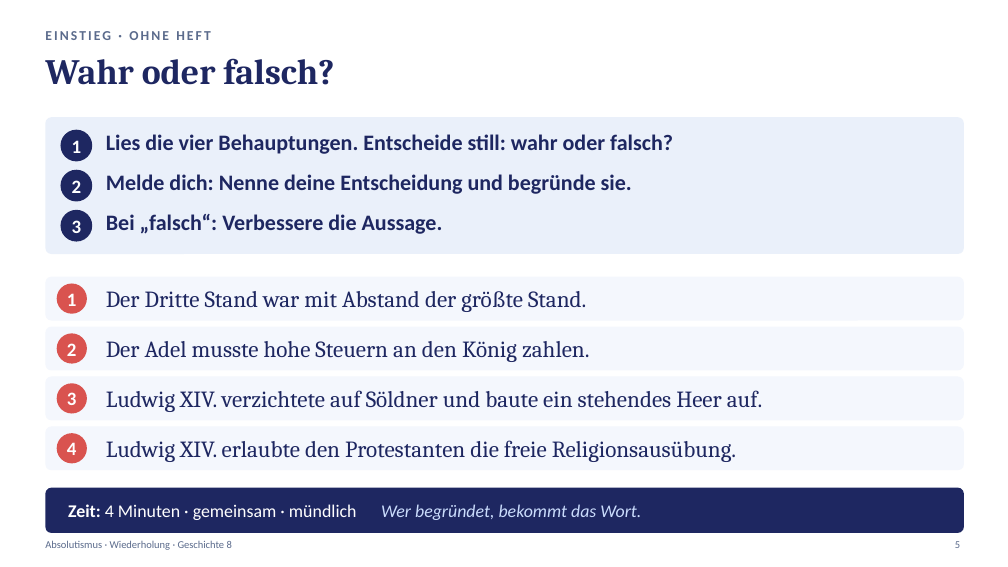
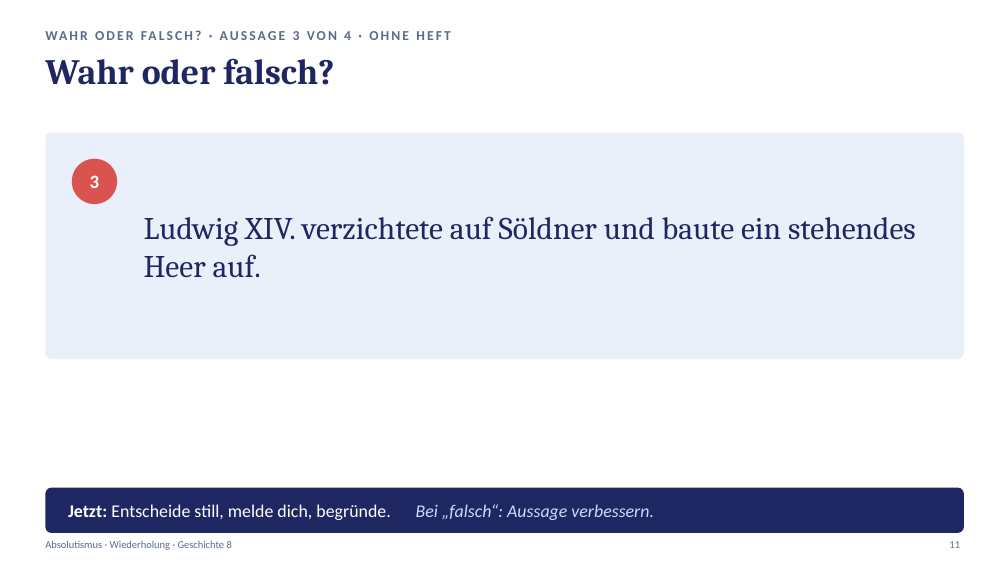
Before and after one commit to golzkonstantin-gif/Schule, a slide deck: slide 11 of Geschichte_8/Absolutismus_Wiederholung/Praesentation_Absolutismus_Wiederholung.pptx (slide 5 before the commit). Drawn at 1008x567 pixels with LibreOffice and Linux fonts; fonts in the diff are those of the drawing. Boxes give left, top, right and bottom in pixels: in the first picture for what was removed or moved away, otherwise in the second. Text is boxed around its words. In the diff, an @@ line names an element or a change of style, - is before the commit and + after.

```diff
--- a/Geschichte_8/Absolutismus_Wiederholung/Praesentation_Absolutismus_Wiederholung.pptx
+++ b/Geschichte_8/Absolutismus_Wiederholung/Praesentation_Absolutismus_Wiederholung.pptx
@@ text at (293,31,351,40): text changed @@
-EINSTIEG · OHNE HEFT
+WAHR ODER FALSCH? · AUSSAGE 3 VON 4 · OHNE HEFT
@@ rounded rectangle: place and size @@
-rounded rectangle at (45,117,964,254)
+rounded rectangle at (45,132,964,359)
@@ rounded rectangle at (45,132,964,359): proportions changed @@
@@ ellipse removed at (60,130,92,162) @@
@@ text removed at (72,140,82,153) @@
-1
@@ text removed at (106,134,673,154) @@
-Lies die vier Behauptungen. Entscheide still: wahr oder falsch?
@@ text "Ludwig XIV. verzichtete auf Söldner ...": place and size @@
-text "Ludwig XIV. verzichtete auf Söldner ..." at (106,390,762,412)
+text "Ludwig XIV. verzichtete auf Söldner ..." at (144,216,916,277)
@@ text "Ludwig XIV. verzichtete auf Söldner ..." at (144,216,916,277): size 22 to 30 pt @@
@@ text "3": place and size @@
-text "3" at (72,220,82,233)
+text "3" at (90,175,100,188)
@@ ellipse: place and size @@
-ellipse at (60,170,92,202)
+ellipse at (72,159,117,204)
@@ ellipse at (72,159,117,204): fill #1E2761 to #D9534F @@
@@ text removed at (106,174,632,194) @@
-Melde dich: Nenne deine Entscheidung und begründe sie.
@@ ellipse removed at (60,209,92,241) @@
@@ text removed at (72,180,82,193) @@
-2
@@ text removed at (106,214,443,234) @@
-Bei „falsch“: Verbessere die Aussage.
@@ rounded rectangle removed at (45,277,964,321) @@
@@ ellipse removed at (57,284,87,314) @@
@@ text removed at (67,293,77,306) @@
-1
@@ text removed at (106,291,586,312) @@
-Der Dritte Stand war mit Abstand der größte Stand.
@@ rounded rectangle removed at (45,327,964,371) @@
@@ ellipse removed at (57,333,87,364) @@
@@ text removed at (67,343,77,356) @@
-2
@@ text removed at (106,341,590,362) @@
-Der Adel musste hohe Steuern an den König zahlen.
@@ rounded rectangle removed at (45,377,964,420) @@
@@ ellipse removed at (57,383,87,414) @@
@@ text removed at (67,392,77,405) @@
-3
@@ rounded rectangle removed at (45,426,964,470) @@
@@ ellipse removed at (57,433,87,464) @@
@@ text removed at (67,442,77,455) @@
-4
@@ text removed at (106,440,736,462) @@
-Ludwig XIV. erlaubte den Protestanten die freie Religionsausübung.
@@ text at (68,504,654,520): text changed @@
-Zeit: 4 Minuten · gemeinsam · mündlich Wer begründet, bekommt das Wort.
+Jetzt: Entscheide still, melde dich, begründe. Bei „falsch“: Aussage verbessern.
@@ text at (949,541,960,548): text changed @@
-5
+11
```
Also in this commit, not shown: 9 other slides changed, 9 slides added, 8 other files.
